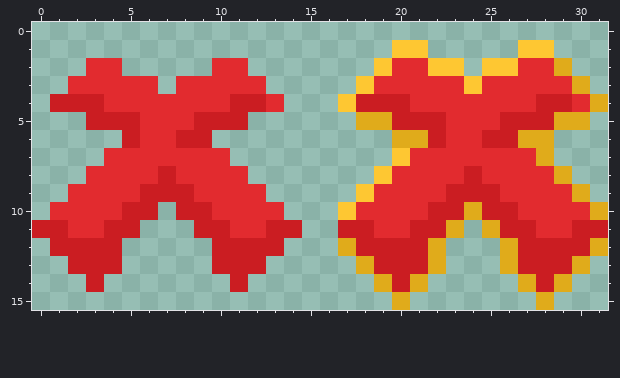
A pixel-art sprite gets an edit: src/assets/icons/map-kreuz.png. That is the earlier state.
The file is 64x32 pixels, drawn in blocks of 2x2; one block is one cell here.
The same view after the edit:
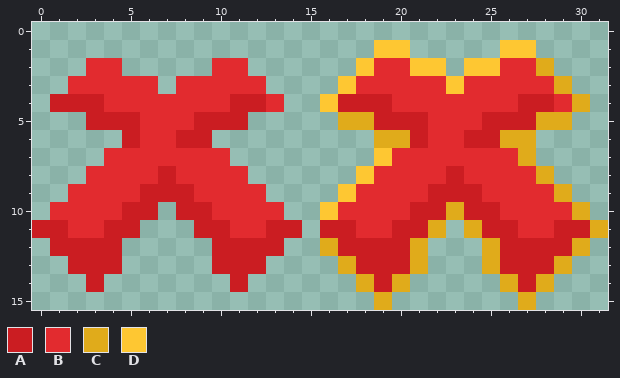
Palette (. is transparent): A #cb1d22  B #e22b2f  C #e0ab1b  D #fec732
Message: mod: converted most clickable sprites into buttons with hover effect. fix: moving spot cross texture.
The edit:
{"y":1,"x":19,"old":".","new":"D"}
{"y":1,"x":21,"old":"D","new":"."}
{"y":1,"x":26,"old":".","new":"D"}
{"y":1,"x":28,"old":"D","new":"."}
{"y":2,"x":18,"old":".D","new":"DB"}
{"y":2,"x":21,"old":"B","new":"D"}
{"y":2,"x":23,"old":"D.","new":".D"}
{"y":2,"x":26,"old":"D","new":"B"}
{"y":2,"x":28,"old":"BC","new":"C."}
{"y":3,"x":17,"old":".D","new":"DB"}
{"y":3,"x":23,"old":"BD","new":"DB"}
{"y":3,"x":29,"old":"BC","new":"C."}
{"y":4,"x":16,"old":".D","new":"DA"}
{"y":4,"x":20,"old":"A","new":"B"}
{"y":4,"x":27,"old":"B","new":"A"}
{"y":4,"x":29,"old":"ABC","new":"BC."}
{"y":5,"x":17,"old":".","new":"C"}
{"y":5,"x":19,"old":"C","new":"A"}
{"y":5,"x":22,"old":"A","new":"B"}
{"y":5,"x":25,"old":"B","new":"A"}
{"y":5,"x":28,"old":"A","new":"C"}
{"y":5,"x":30,"old":"C","new":"."}
{"y":6,"x":19,"old":".","new":"C"}
{"y":6,"x":21,"old":"CA","new":"AB"}
{"y":6,"x":24,"old":"B","new":"A"}
{"y":6,"x":26,"old":"A","new":"C"}
{"y":6,"x":28,"old":"C","new":"."}
{"y":7,"x":19,"old":".D","new":"DB"}
{"y":7,"x":27,"old":"BC","new":"C."}
{"y":8,"x":18,"old":".D","new":"DB"}
{"y":8,"x":23,"old":"BA","new":"AB"}
{"y":8,"x":28,"old":"BC","new":"C."}
{"y":9,"x":17,"old":".D","new":"DB"}
{"y":9,"x":22,"old":"B","new":"A"}
{"y":9,"x":25,"old":"A","new":"B"}
{"y":9,"x":29,"old":"BC","new":"C."}
{"y":10,"x":16,"old":".D","new":"DB"}
{"y":10,"x":21,"old":"B","new":"A"}
{"y":10,"x":23,"old":"AC","new":"CA"}
{"y":10,"x":26,"old":"A","new":"B"}
{"y":10,"x":30,"old":"BC","new":"C."}
{"y":11,"x":16,"old":".","new":"A"}
{"y":11,"x":18,"old":"A","new":"B"}
{"y":11,"x":20,"old":"B","new":"A"}
{"y":11,"x":22,"old":"AC.C","new":"C.CA"}
{"y":11,"x":27,"old":"A","new":"B"}
{"y":11,"x":29,"old":"B","new":"A"}
{"y":11,"x":31,"old":"A","new":"C"}
{"y":12,"x":16,"old":".C","new":"CA"}
{"y":12,"x":21,"old":"AC","new":"C."}
{"y":12,"x":25,"old":".C","new":"CA"}
{"y":12,"x":30,"old":"AC","new":"C."}
{"y":13,"x":17,"old":".C","new":"CA"}
{"y":13,"x":21,"old":"AC","new":"C."}
{"y":13,"x":25,"old":".C","new":"CA"}
{"y":13,"x":29,"old":"AC","new":"C."}
{"y":14,"x":18,"old":".CAC","new":"CAC."}
{"y":14,"x":26,"old":".CAC","new":"CAC."}
{"y":15,"x":19,"old":".C","new":"C."}
{"y":15,"x":27,"old":".C","new":"C."}
